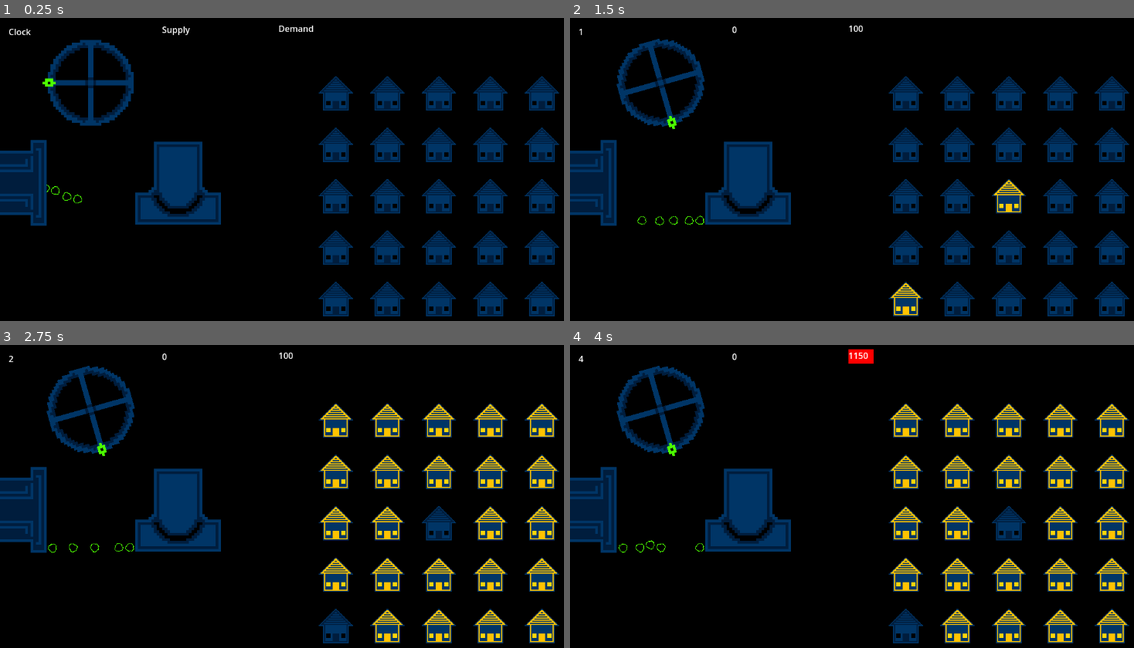
Above: before the commit, frames 1-4 (two rows, left to right).
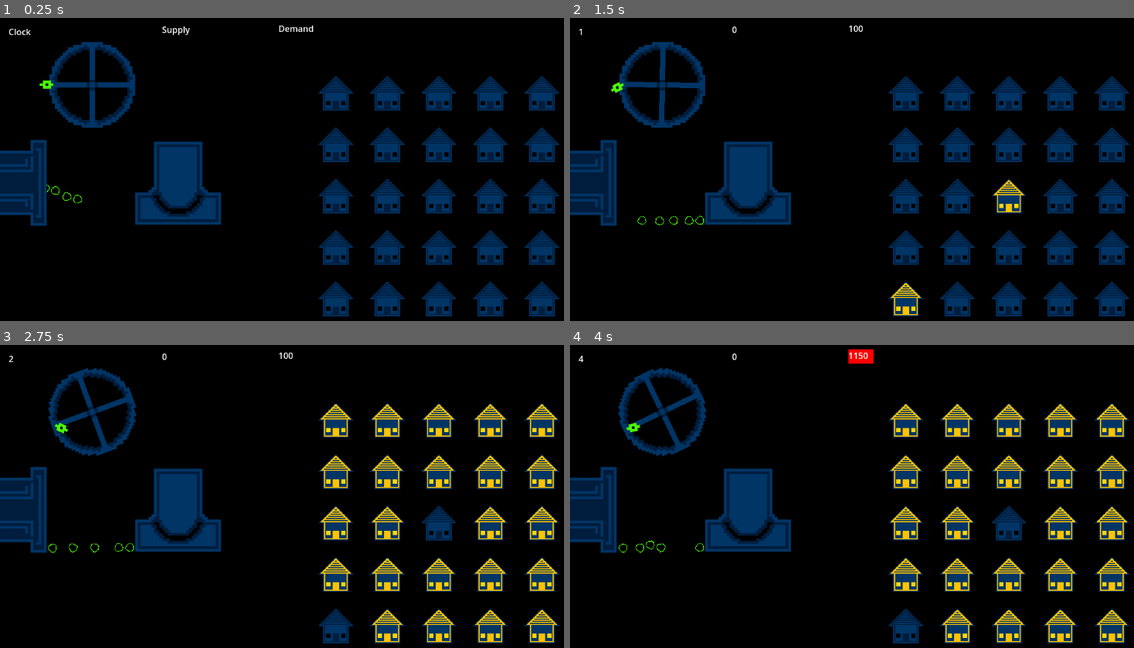
Above: after the commit, the same moments.

Repository: CWmain/BigModeGameJam2025
Game: Godot game, scene res://Levels/main_scene.tscn
Same seed, same stepped clock (60 frames per second), same inputs: the game is played once before the commit and once after it.
Inputs (mouse positions are in pixels of both pictures, inside the frame that each line leads up to):
- Up to frame 1 (0.25 s): no input
- Up to frame 2 (1.5 s): move the mouse to (620, 81) at 0.52 s; press the mouse at (620, 81) at 0.53 s; move the mouse to (699, 221) at 1.27 s; release the mouse at (699, 221) at 1.28 s; click (699, 221) at 1.35 s
- Up to frame 3 (2.75 s): move the mouse to (118, 548) at 2.02 s; press the mouse at (118, 548) at 2.03 s; tap T (Test_Click) at 2.1 s
- Up to frame 4 (4 s): move the mouse to (643, 548) at 2.77 s; release the mouse at (643, 548) at 2.78 s; click (643, 548) at 2.85 s; move the mouse to (648, 544) at 3.52 s; press the mouse at (648, 544) at 3.53 s

The runs differ from the first frame. In frame 1, 1.2% of the frame differs, in the area x 6-24%, y 7-37%; in frame 2, 1.6%, in the area x 7-24%, y 6-37%; in frame 3, 1.2%; in frame 4, 1.4%.

Commit message:
Reimplemented the wheel to use a rigidbody to make the rotations better / more consistent. Created a wheel scene as all sections should be treated seperatly

Diff:
--- a/Levels/main_scene.tscn
+++ b/Levels/main_scene.tscn
@@ -2,11 +2,11 @@
 
 [ext_resource type="PackedScene" uid="uid://cfmi4st3fgh6x" path="res://Objects/Managers/manager.tscn" id="2_k8he1"]
 [ext_resource type="PackedScene" uid="uid://02bikho87cuj" path="res://Objects/House/house_factory.tscn" id="3_0jk0m"]
-[ext_resource type="PackedScene" uid="uid://bik1qhl8twixa" path="res://Objects/Wheel/wheel.tscn" id="3_3j2tn"]
 [ext_resource type="PackedScene" uid="uid://cx2ksu7yukllp" path="res://Objects/LevelTimer/level_timer.tscn" id="4_d0kj3"]
 [ext_resource type="PackedScene" uid="uid://dlscus0ab1wi7" path="res://Objects/Displays/Clock/clock.tscn" id="5_7ud24"]
 [ext_resource type="PackedScene" uid="uid://dxxdrcyoky3nn" path="res://Objects/Displays/Demand/demand.tscn" id="6_bm4fj"]
 [ext_resource type="PackedScene" uid="uid://dd2vd3iqvo53d" path="res://Objects/Displays/Supply/supply.tscn" id="7_ik7vq"]
+[ext_resource type="PackedScene" uid="uid://n015st5crxns" path="res://Objects/Wheel/wheel_scene.tscn" id="10_2us4h"]
 [ext_resource type="PackedScene" uid="uid://cml6fxx0w4vff" path="res://Objects/CoalStuff/coal_generator.tscn" id="10_gfq1h"]
 [ext_resource type="PackedScene" uid="uid://dm5gydgxbfesa" path="res://Objects/CoalStuff/coal_dispenser.tscn" id="11_uyeec"]
 
@@ -39,9 +39,6 @@
 HOUSE_HEIGHT = 96
 m = NodePath("../Manager")
 
-[node name="Wheel" parent="." instance=ExtResource("3_3j2tn")]
-position = Vector2(169, 121)
-
 [node name="StaticBody2D2" type="StaticBody2D" parent="."]
 position = Vector2(172, 353)
 
@@ -61,3 +58,6 @@
 z_index = 1
 position = Vector2(7, 308)
 rotation = 1.57079
+
+[node name="WheelScene" parent="." instance=ExtResource("10_2us4h")]
+position = Vector2(172, 125)
--- /dev/null
+++ b/Objects/Wheel/rigid_wheel.gd
@@ -0,0 +1,63 @@
+extends RigidBody2D
+
+@onready var handle_physics = $HandlePhysics
+
+@export var powerPerTurn : int = 50
+
+## When this power is exceeded triggers a break
+@export var maxPower : int = 300
+
+var canHold: bool = false
+
+## Used to prevent spinning the wheel the wrong way
+var oldRotation: float = -1
+
+var SUPPLY : int = 0
+var broken: bool = false
+
+## Bool to prevent double adding when passing 2 Pi rotation
+var canSupplyAgain: bool = true
+
+func _physics_process(_delta):
+	if canHold and Input.is_action_pressed("Hold"):
+		var directionToMouse : Vector2 = to_global(position).direction_to(get_viewport().get_mouse_position())
+		var distanceToMouse : float = to_global(position).distance_to(get_viewport().get_mouse_position())
+		# Use distanceToMouse so the futher the coal is the faster it moves towards the mouse
+		# And the closer it is the slower it moves
+		handle_physics.apply_force(directionToMouse*distanceToMouse*20)
+
+	if Input.is_action_just_released("Hold"):
+		canHold = false
+
+	# Since we are in process, use a bool to ensure the emit only triggers once
+	if rotation > PI/2.0 and canSupplyAgain:
+		canSupplyAgain = false
+		SUPPLY += powerPerTurn
+
+	# Once the otherside is reached, allow another supply trigger to occur
+	if rotation < -(PI/2.0):
+		canSupplyAgain = true
+
+	# If overworked breaks
+	if SUPPLY > maxPower:
+		fallOff()
+
+func _on_handle_physics_mouse_entered():
+	canHold = true
+
+func getSupply() -> int:
+	if broken:
+		return 0
+
+	var toReturn: int = SUPPLY
+	SUPPLY = 0
+	return toReturn
+
+func fallOff() -> void:
+	print("Wheel fell off")
+	broken = true
+	SUPPLY = 0
+	canHold = false
+	handle_physics.queue_free()
+	freeze = false
+	apply_impulse(Vector2(200,0))
--- /dev/null
+++ b/Objects/Wheel/rigid_wheel.tscn
@@ -0,0 +1,44 @@
+[gd_scene load_steps=6 format=3 uid="uid://doe6rhr40k6g"]
+
+[ext_resource type="Texture2D" uid="uid://qe2gt1ogun0j" path="res://Objects/Wheel/Wheel.png" id="1_dqq3h"]
+[ext_resource type="Script" path="res://Objects/Wheel/rigid_wheel.gd" id="1_ofbgs"]
+[ext_resource type="Texture2D" uid="uid://bxmmcjnnh5rsa" path="res://Objects/Wheel/WheelHandle.png" id="2_xli71"]
+
+[sub_resource type="CircleShape2D" id="CircleShape2D_pwynh"]
+radius = 85.0
+
+[sub_resource type="RectangleShape2D" id="RectangleShape2D_k4vsh"]
+size = Vector2(26, 16)
+
+[node name="RigidWheel" type="RigidBody2D" groups=["Supplier"]]
+angular_damp = 2.0
+script = ExtResource("1_ofbgs")
+maxPower = 100
+
+[node name="CollisionShape2D" type="CollisionShape2D" parent="."]
+shape = SubResource("CircleShape2D_pwynh")
+
+[node name="Wheel" type="Sprite2D" parent="."]
+scale = Vector2(5, 5)
+texture = ExtResource("1_dqq3h")
+
+[node name="PinJoint2D" type="PinJoint2D" parent="."]
+position = Vector2(-73, 0)
+node_a = NodePath("..")
+node_b = NodePath("../HandlePhysics")
+
+[node name="HandlePhysics" type="RigidBody2D" parent="."]
+position = Vector2(-85, 5.96046e-08)
+input_pickable = true
+gravity_scale = 0.0
+
+[node name="WheelHandle" type="Sprite2D" parent="HandlePhysics"]
+scale = Vector2(5, 5)
+texture = ExtResource("2_xli71")
+
+[node name="CollisionShape2D" type="CollisionShape2D" parent="HandlePhysics"]
+position = Vector2(7.62939e-06, 4.17233e-07)
+scale = Vector2(1, 1)
+shape = SubResource("RectangleShape2D_k4vsh")
+
+[connection signal="mouse_entered" from="HandlePhysics" to="." method="_on_handle_physics_mouse_entered"]
--- /dev/null
+++ b/Objects/Wheel/wheel_scene.gd
@@ -0,0 +1,8 @@
+extends Node2D
+
+@onready var rigid_wheel = $RigidWheel
+@onready var pin_joint_2d = $PinJoint2D
+
+func _physics_process(_delta):
+	if rigid_wheel.broken and pin_joint_2d != null:
+		pin_joint_2d.queue_free()
--- /dev/null
+++ b/Objects/Wheel/wheel_scene.tscn
@@ -0,0 +1,20 @@
+[gd_scene load_steps=4 format=3 uid="uid://n015st5crxns"]
+
+[ext_resource type="Script" path="res://Objects/Wheel/wheel_scene.gd" id="1_h6aqi"]
+[ext_resource type="PackedScene" uid="uid://doe6rhr40k6g" path="res://Objects/Wheel/rigid_wheel.tscn" id="1_xhmc5"]
+
+[sub_resource type="CircleShape2D" id="CircleShape2D_mu8og"]
+
+[node name="WheelScene" type="Node2D"]
+script = ExtResource("1_h6aqi")
+
+[node name="PinJoint2D" type="PinJoint2D" parent="."]
+node_a = NodePath("../WheelWall")
+node_b = NodePath("../RigidWheel")
+
+[node name="RigidWheel" parent="." instance=ExtResource("1_xhmc5")]
+
+[node name="WheelWall" type="StaticBody2D" parent="."]
+
+[node name="CollisionShape2D" type="CollisionShape2D" parent="WheelWall"]
+shape = SubResource("CircleShape2D_mu8og")
